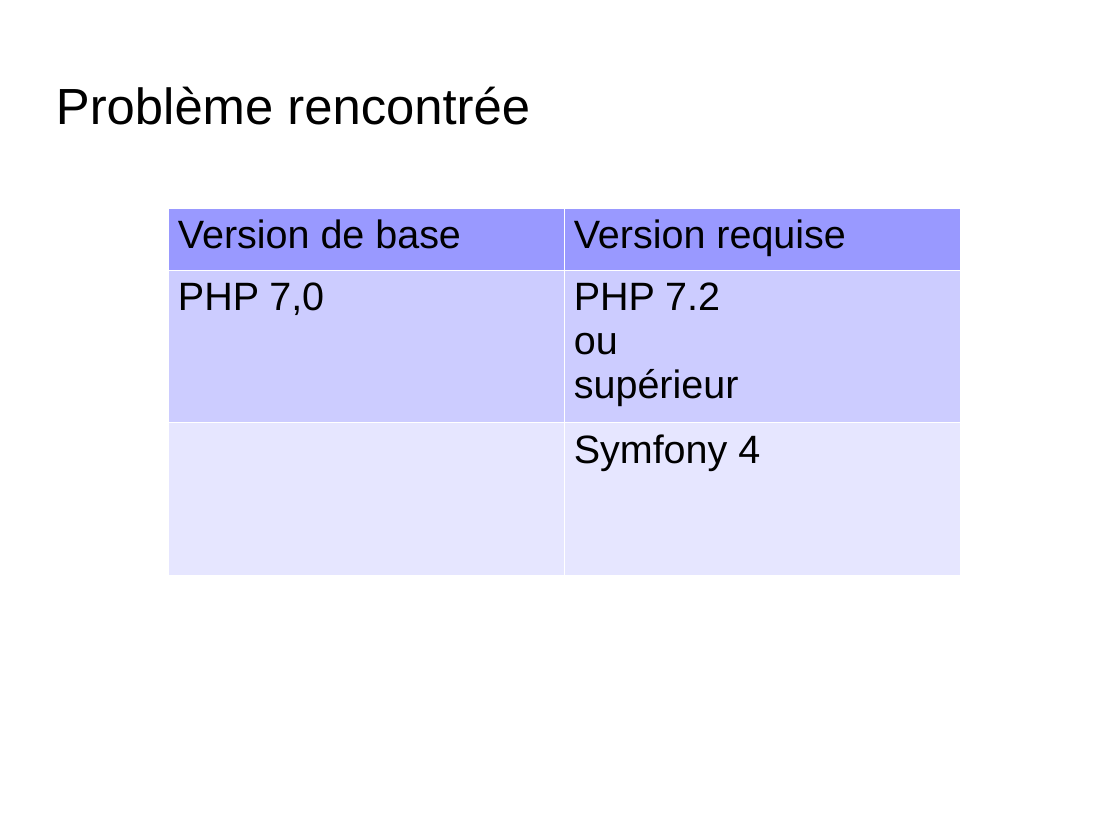
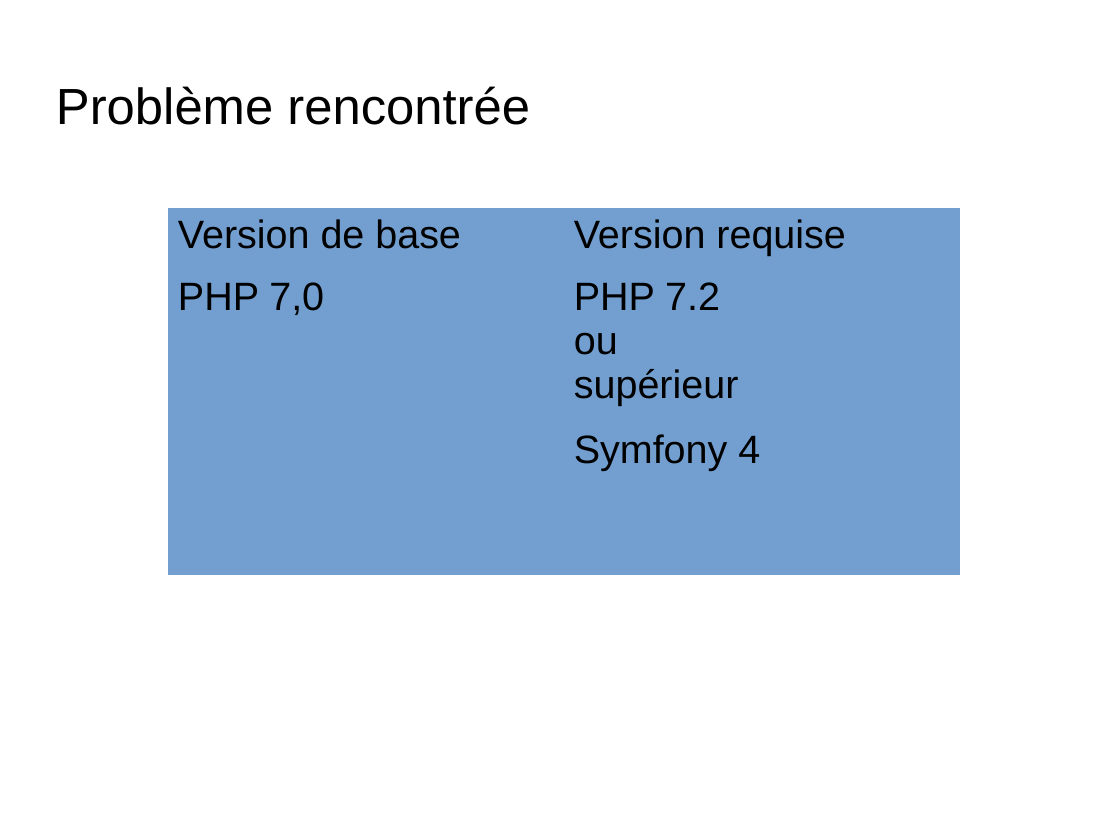
Before and after one commit to ClementM0512/Projet_Ortho, a slide deck: slide 6 of diapo karl Bourgault.odp. Drawn at 1120x840 pixels with LibreOffice and Linux fonts; fonts in the diff are those of the drawing; background and template pictures are left out. Boxes give left, top, right and bottom in pixels: in the first picture for what was removed or moved away, otherwise in the second. Text is boxed around its words. In the diff, an @@ line names an element or a change of style, - is before the commit and + after.

```diff
--- a/diapo karl Bourgault.odp
+++ b/diapo karl Bourgault.odp
@@ table at [168, 208, 960, 574] @@
@@ fill #9999FF to #729FCF in row 1 @@
@@ fill #CCCCFF to #729FCF in row 2 @@
@@ fill #E6E6FF to #729FCF in row 3 @@
@@ borders changed @@
```
Also in this commit, not shown: 3 other slides changed, 4 slides added, 2 slides removed, 2 other files.
